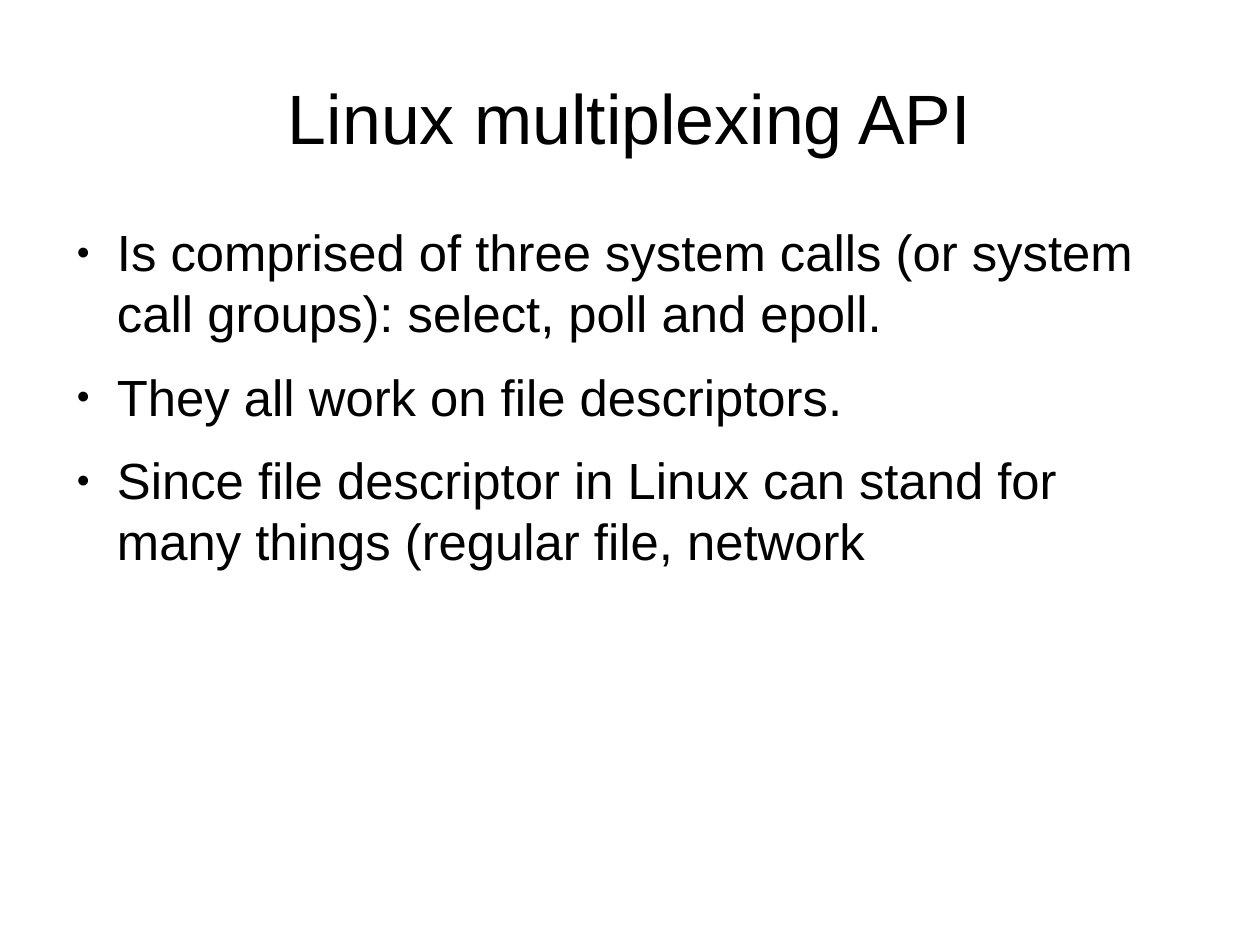
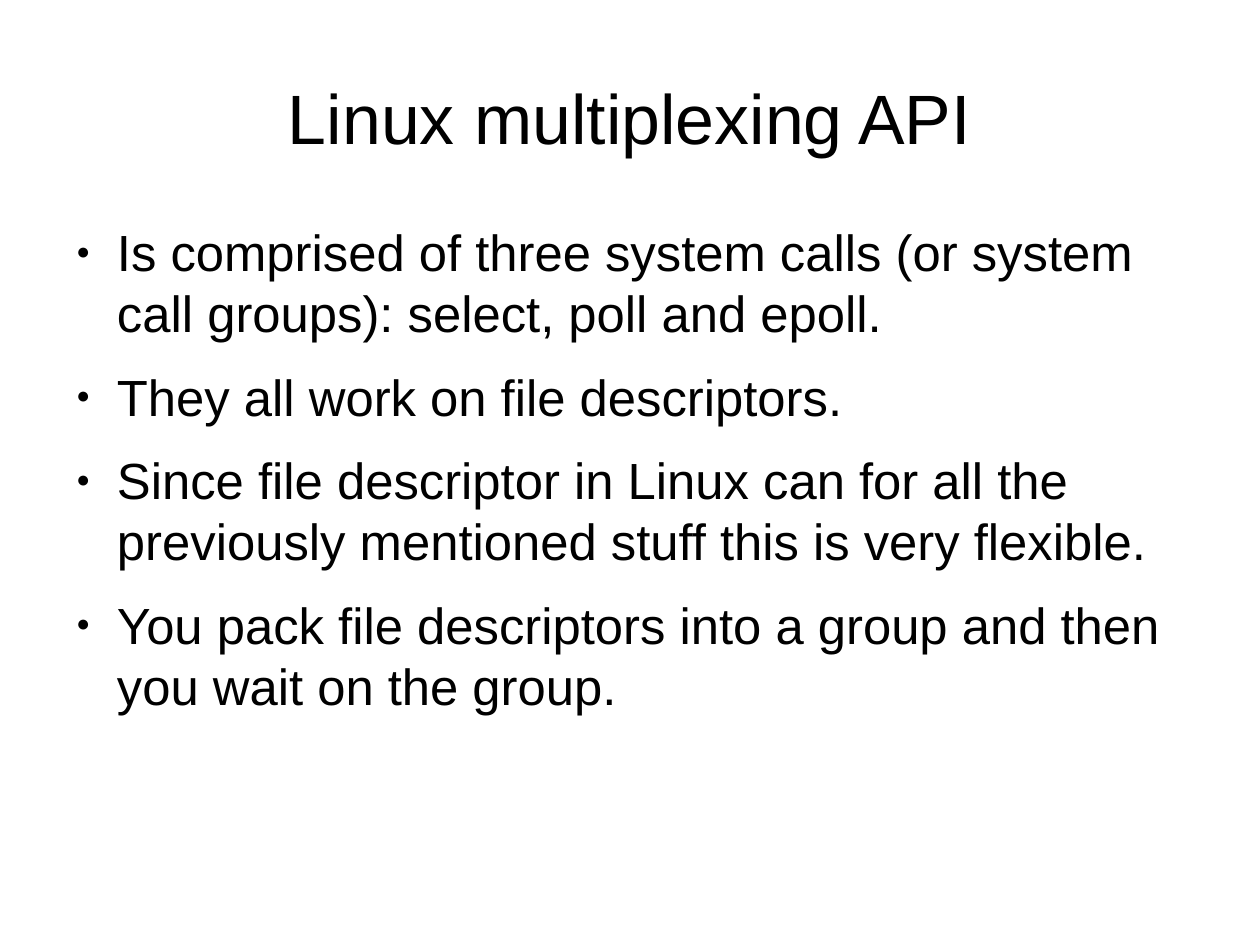
Before and after one commit to veltzer/demos, a slide deck: slide 14 of cpp/multi_core/linux_multiplexing.odp (slide 10 before the commit). Drawn at 1260x945 pixels with LibreOffice and Linux fonts; fonts in the diff are those of the drawing. Boxes give left, top, right and bottom in pixels: in the first picture for what was removed or moved away, otherwise in the second. Text is boxed around its words. In the diff, an @@ line names an element or a change of style, - is before the commit and + after.

```diff
--- a/cpp/multi_core/linux_multiplexing.odp
+++ b/cpp/multi_core/linux_multiplexing.odp
@@ text at (x1=117, y1=462, x2=1160, y2=715): text changed @@
-● Since file descriptor in Linux can stand for many things (regular file, network
+● Since file descriptor in Linux can for all the previously mentioned stuff this is very flexible.
+● You pack file descriptors into a group and then you wait on the group.
```
Also in this commit, not shown: 9 slides added.
